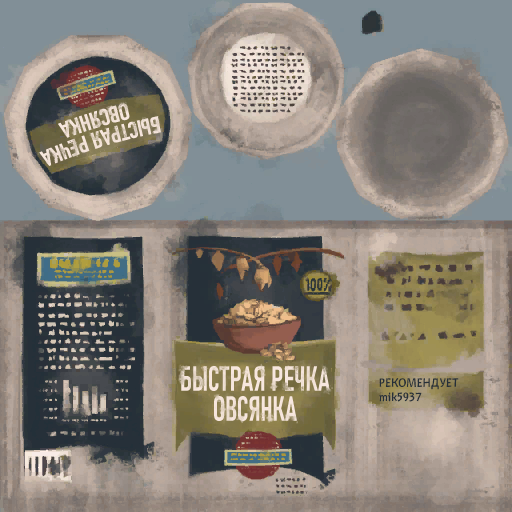
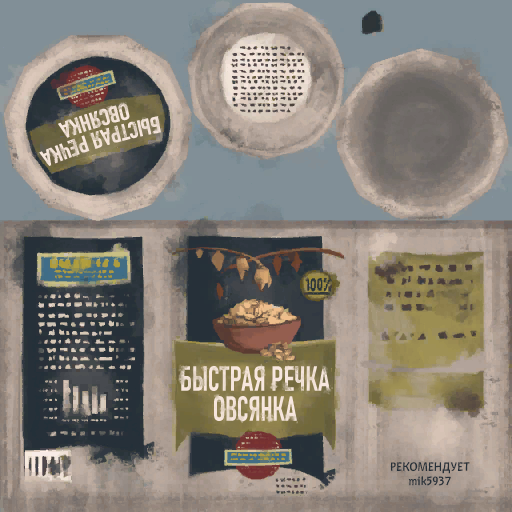
Comparing the layer stacks of the two (512, 512) images. Changes:
painted on "Рекомендует mik5937" over [379, 378, 470, 486]